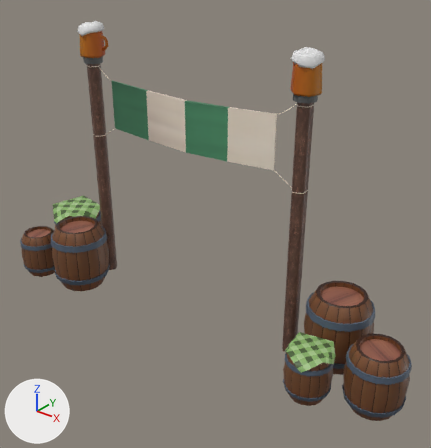
Two versions of the FBX model Assets/Imported Assets/Polygonal Mind/Assets/2210_MedievalFairAssetPack/Models/SecondaryEntrance_Art.fbx, one commit apart.
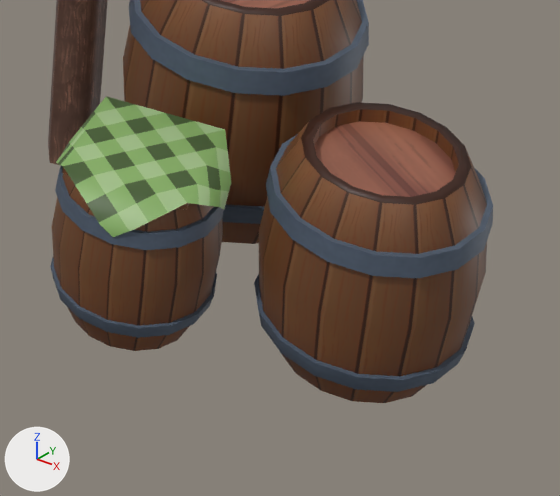
The first picture shows the older version from a 50 mm lens placed at (5.15, -5.94, 5.43), pointed at (0.35, 0.06, 1.71). The close-ups show the older and then the newer version on the part from 62% to 100% of the width and 68% to 100% of the height of that picture. Only the edits that show in the close-ups are written down. The lights are fixed; the arrows at lower left show +X, +Y and +Z. Objects named as collision shapes, trigger or cutter boxes, shadow casters or lower levels of detail are left out.

Script lines for the objects in view, before the commit:
```python
me_mesh_002 = bpy.data.meshes.new('Mesh.002')
me_mesh_002.from_pydata(...)  # 1900 vertices, 1587 faces; spans x -3.43..3.43, y -0.92..0.92, z 0.0..4.25
# faces by material slot: [160, 616, 754, 32, 24, 1]
me_mesh_002.materials.append(mat_atlas_03)  # picture img_atlas_03_albedo_tif
me_mesh_002.materials.append(mat_atlas_01)  # picture img_atlas_01_albedo_tif
me_mesh_002.materials.append(mat_atlas_02)  # picture img_atlas_02_albedo_tif
me_mesh_002.materials.append(mat_parquet_01)  # picture img_parque_01_albedo_tif
me_mesh_002.materials.append(mat_tablecloth)  # picture img_tablecloth_albedo_tif
me_mesh_002.materials.append(mat_lettering)
ob_oktoberfest_secondaryentrance_lod0 = bpy.data.objects.new('Oktoberfest_SecondaryEntrance_LOD0', me_mesh_002)
ob_oktoberfest_secondaryentrance_lod0.location = (0.0, 0.0, 0.0)
```
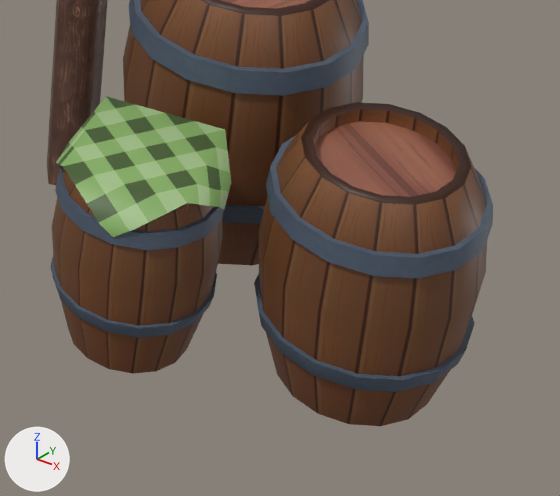
Pixel boxes [x1, y1, x2, y2] of what changed, in the close-ups (560 x 496 px; the box of a moved part takes in the faces that stretch with it):
'Oktoberfest_SecondaryEntrance_LOD0', reshaped
    before: [48, 0, 493, 403]
    after: [47, 0, 493, 426]
part 1 of me_mesh_002, moved or reshaped
    before: [48, 0, 459, 403]
    after: [47, 0, 459, 426]

Diff of the bpy script that builds the scene:
```diff
--- a/Assets/Imported Assets/Polygonal Mind/Assets/2210_MedievalFairAssetPack/Models/SecondaryEntrance_Art.fbx.py
+++ b/Assets/Imported Assets/Polygonal Mind/Assets/2210_MedievalFairAssetPack/Models/SecondaryEntrance_Art.fbx.py
@@ me_mesh_002 @@
 # used by ob_oktoberfest_secondaryentrance_lod0; location = (0.0, 0.0, 0.0)
-me_mesh_002.from_pydata(...)  # 1900 vertices, 1587 faces; spans x -3.43..3.43, y -0.92..0.92, z 0.0..4.25
+me_mesh_002.from_pydata(...)  # 1840 vertices, 1530 faces; spans x -3.43..3.43, y -0.92..0.92, z -0.11..4.25
+# me_mesh_002 part 1
+# 16 vertices are removed from x 2.07..2.46, y -0.62..-0.23, z 0.0
+# 16 faces are deleted
+# 53 vertices in x 1.46..3.32, y -0.66..0.79, z 0.0 move by (0.0, 0.0, -0.11)
+# 16 vertices in x 1.91..2.51, y 0.15..0.74, z 0.0 move by (0.0, 0.0, 1.01)
+# 16 vertices in x 2.78..3.28, y -0.33..0.17, z 0.0 move by (0.0, 0.0, 0.84)
+# other edits to the shape of me_mesh_002 do not show in these pictures
 me_mesh_002.materials.append(mat_atlas_03)
@@ me_mesh_002 @@
 me_mesh_002.materials.append(mat_tablecloth)
-me_mesh_002.materials.append(mat_lettering)
```
